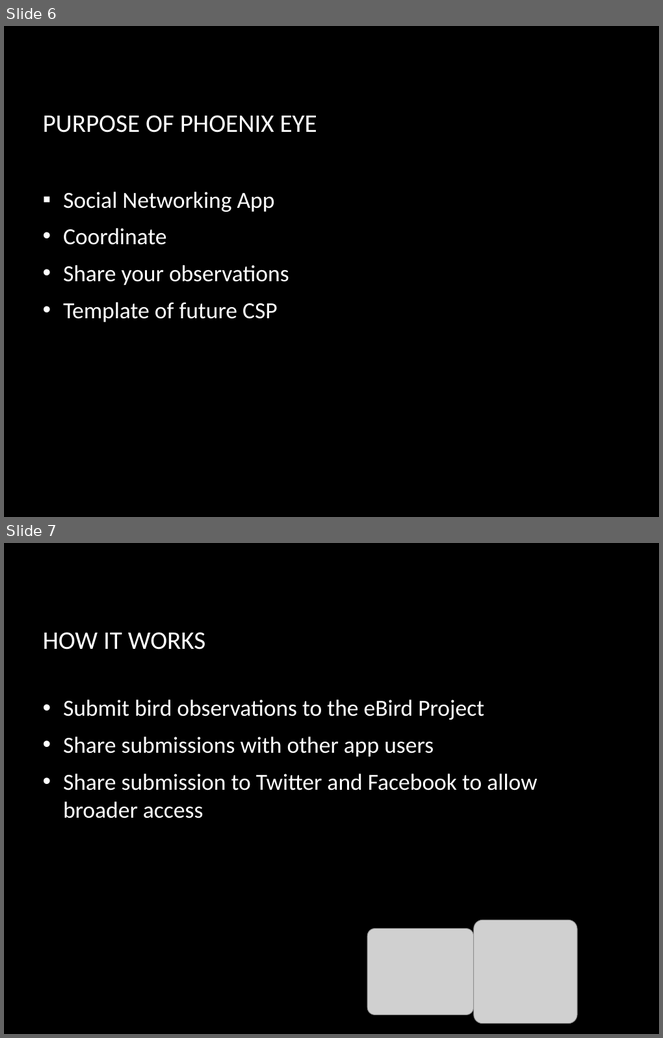
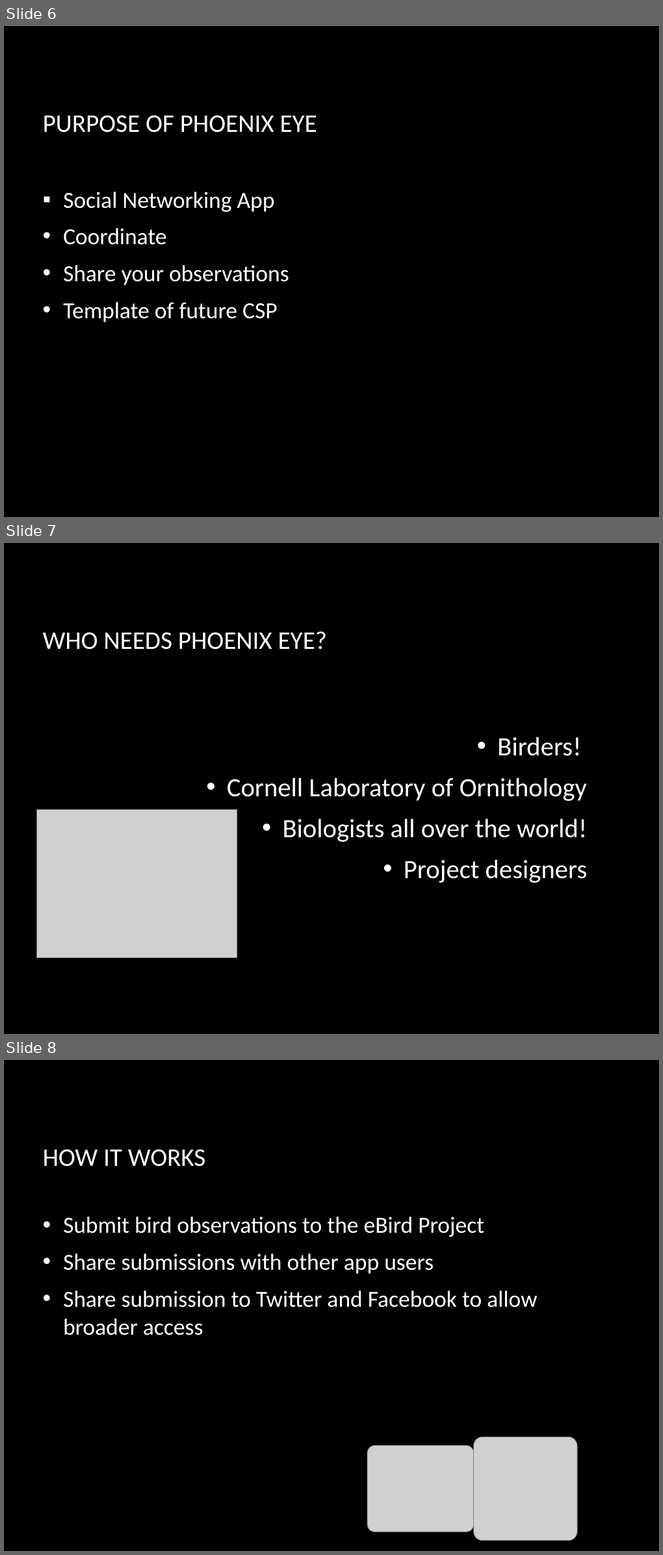
Before and after one commit to qrprat77/https---github.com-qrprat77-Biology_project, a slide deck: Resource/Bio_Presentation.pptx. Shown one above the other, each under a label of ours: slides 6 and 7 before the commit, slides 6, 7 and 8 after it. The pictures are 663x1038 and 663x1555 pixels, drawn with LibreOffice and Linux fonts; fonts in the diff are those of the drawing; grey boxes stand for pictures; background and template pictures are left out. Boxes give left, top, right and bottom in pixels: in the first picture for what was removed or moved away, otherwise in the second. Text is boxed around its words. In the diff, an @@ line names an element or a change of style, - is before the commit and + after.

```diff
--- a/Resource/Bio_Presentation.pptx
+++ b/Resource/Bio_Presentation.pptx
@@ slide 7 added at [4, 543, 659, 1034], background picture (left out) @@
@@ title added at [43, 631, 327, 650], 30.9 pt, text #FFFFFF @@
+WHO NEEDS PHOENIX EYE?
@@ text added at [227, 737, 588, 883], 32 pt, text #FFFFFF @@
+• Birders!
+• Cornell Laboratory of Ornithology
+• Biologists all over the world!
+• Project designers
@@ picture added at [36, 810, 237, 958] @@
@@ what was slide 7 is now slide 8 @@
```
Also in this commit, not shown: 2 slides changed.
